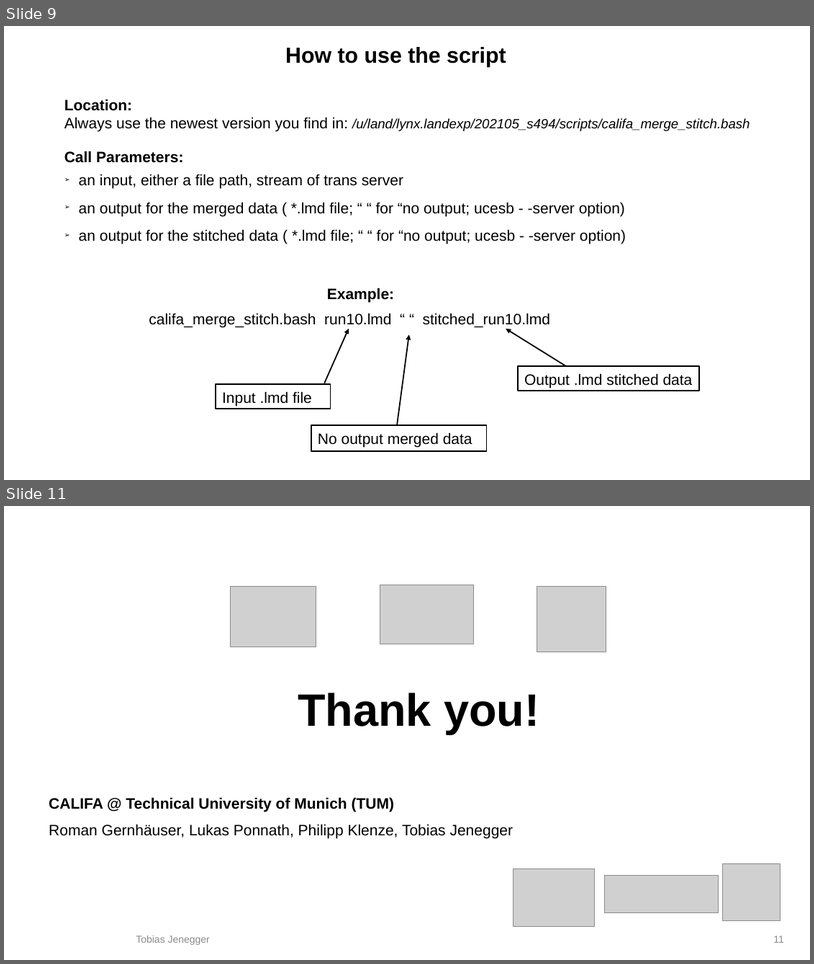
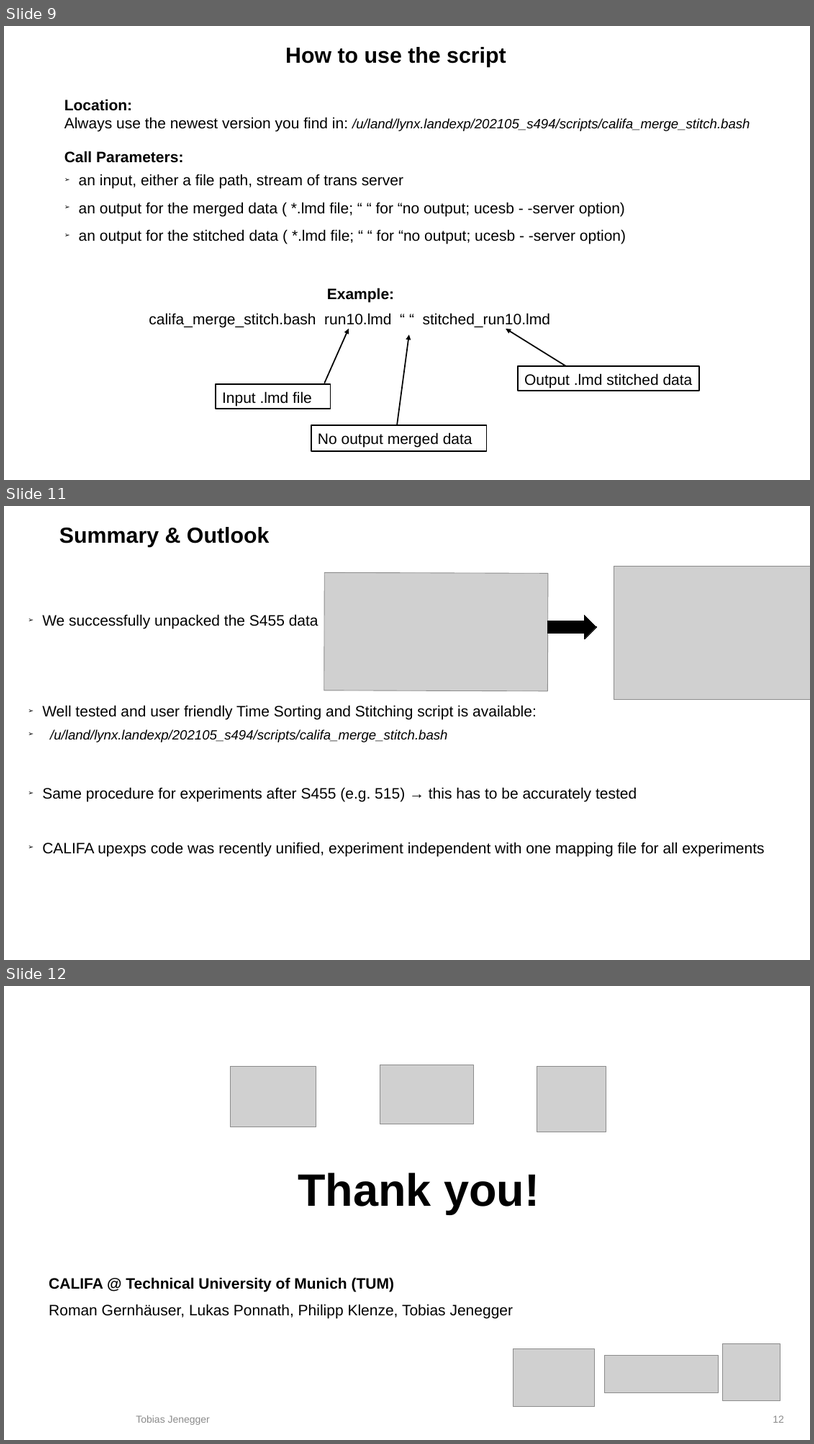
Before and after one commit to jenegger/unpacking_docu, a slide deck: time_stitching_pres.odp. Shown one above the other, each under a label of ours: slides 9 and 11 before the commit, slides 9, 11 and 12 after it; the slides between them are not shown. The pictures are 814x964 and 814x1444 pixels, drawn with LibreOffice and Linux fonts; fonts in the diff are those of the drawing; grey boxes stand for pictures; background and template pictures are left out. Boxes give left, top, right and bottom in pixels: in the first picture for what was removed or moved away, otherwise in the second. Text is boxed around its words. In the diff, an @@ line names an element or a change of style, - is before the commit and + after.

```diff
--- a/time_stitching_pres.odp
+++ b/time_stitching_pres.odp
@@ slide 11 added at (4, 506, 810, 960), background #FFFFFF @@
@@ title added at (59, 527, 270, 547), 26 pt, text #000000, bold @@
+Summary & Outlook
@@ picture added at (615, 566, 810, 700) @@
@@ picture added at (324, 573, 548, 692) @@
@@ text added at (42, 614, 764, 856), 18 pt, text #000000 @@
+➢ We successfully unpacked the S455 data
+➢ Well tested and user friendly Time Sorting and Stitching script is available:
+➢ /u/land/lynx.landexp/202105_s494/scripts/califa_merge_stitch.bash
+➢ Same procedure for experiments after S455 (e.g. 515) → this has to be accurately tested
+➢ CALIFA upexps code was recently unified, experiment independent with one mapping file for all experiments
@@ right arrow added at (548, 615, 597, 639), fill #000000, outline #000000 0 pt @@
@@ what was slide 11 is now slide 12 @@
@@ page number at (773, 1415, 784, 1422): text changed @@
-11
+12
```
Also in this commit, not shown: 4 slides changed, 2 other files.
